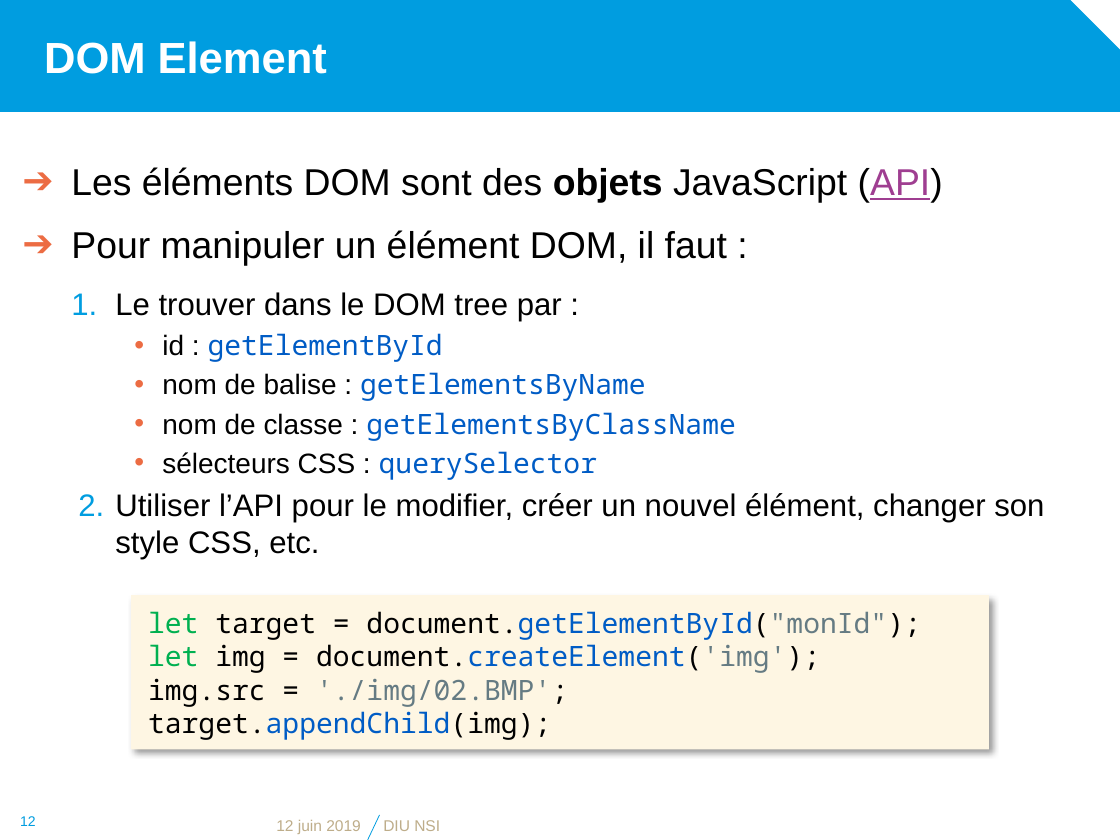
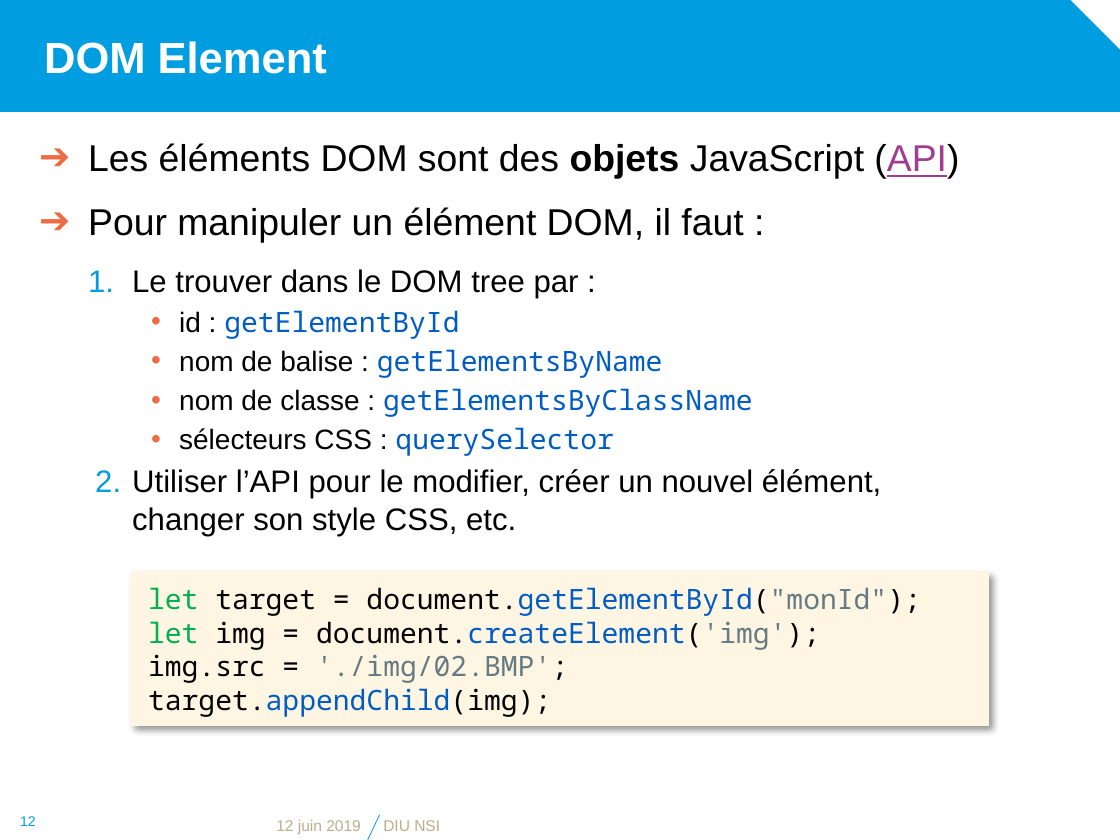
Before and after one commit to diu-uf-bordeaux/bloc1, a slide deck: slide 12 of web/4-JS/JavaScript.pptx. Drawn at 1120x840 pixels with LibreOffice and Linux fonts; fonts in the diff are those of the drawing; background and template pictures are left out. Boxes give left, top, right and bottom in pixels: in the first picture for what was removed or moved away, otherwise in the second. Text is boxed around its words. In the diff, an @@ line names an element or a change of style, - is before the commit and + after.

```diff
--- a/web/4-JS/JavaScript.pptx
+++ b/web/4-JS/JavaScript.pptx
@@ text "Les éléments DOM sont des ..." rewrapped from [71, 167, 1044, 559] to [88, 143, 959, 536] @@
@@ rectangle "let target = document.getElementById("monId");": place and size @@
-rectangle "let target = document.getElementById("monId");" at [131, 595, 989, 749]
+rectangle "let target = document.getElementById("monId");" at [131, 571, 989, 726]
```
Also in this commit, not shown: 1 other slide changed, 1 other file.
